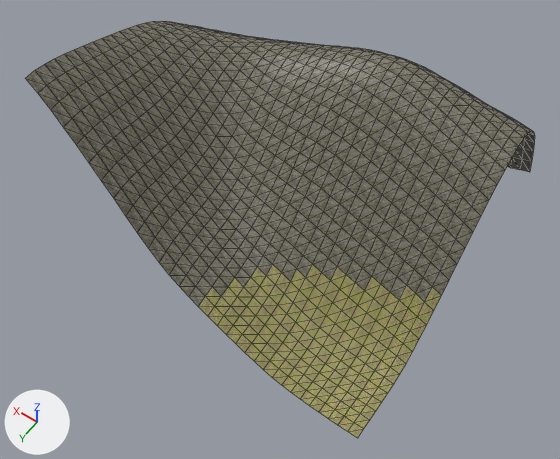
Two versions of the glTF model assets/levels/overworld/chunk_1_3.glb, one commit apart.
One viewpoint serves both versions: a 50 mm lens placed at (-52.5, 83.6, 127.6), pointed at (-1.7, 12.5, 15.8). Arrows for +X, +Y and +Z are at lower left; the lights stay in place. The older version comes first. Mesh edges are drawn as thin lines. Vertices at exactly the same position are counted once.

In view in the first picture: 'chunk_1_3-col'.
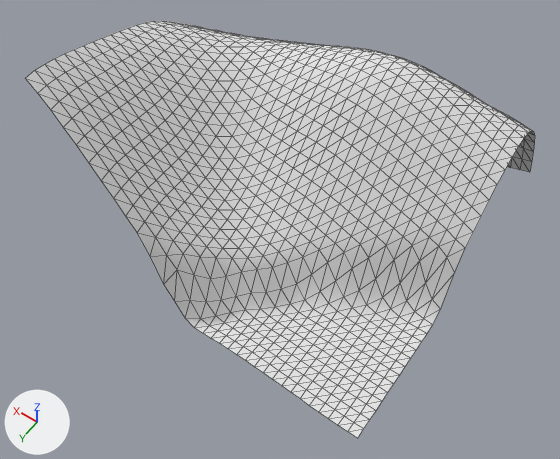
Pixel boxes [x1, y1, x2, y2] of what changed, in the pictures (560 x 459 px; the box of a moved part takes in the faces that stretch with it):
part 1 of me_chunk_1_3, moved or reshaped: [138, 228, 465, 423] in both
part 2 of me_chunk_1_3, recoloured: [213, 160, 511, 438] in both
part 3 of me_chunk_1_3, recoloured (grey to white): before [26, 21, 535, 307]; after [26, 21, 535, 333]

The change, as a diff of the scene's bpy script:
```diff
--- a/assets/levels/overworld/chunk_1_3.glb.py
+++ b/assets/levels/overworld/chunk_1_3.glb.py
@@ mat_terrain @@
+mat_terrain = principled_material('terrain')
+mat_terrain.base_color = (0.8, 0.8, 0.8)  # white #e7e7e7
+mat_terrain.roughness = 1.0
@@ me_chunk_1_3 @@
 me_chunk_1_3.from_pydata(...)  # 1089 vertices, 2048 faces; spans x -32.0..32.0, y -32.0..32.0, z 0.6..48.6
 # used by ob_chunk_1_3_col; location = (0.0, 0.0, 0.0)
+# me_chunk_1_3 part 1: 206 of 1089 vertices moved; they spanned x -32.0..12.0, y 2.0..32.0, z 0.7..20.6 and now span x -32.0..12.0, y 2.0..32.0, z 0.8..19.1; mean shift (0.0, 0.0, -4.1); largest move (-28.0, 6.0, 14.8) -> (-28.0, 6.0, 3.7)
+# me_chunk_1_3 part 2: 414 faces spanning x -32.0..32.0, y -32.0..32.0, z 0.6..14.7 switch from mat_grass (picture img_grass) to mat_terrain (white #e7e7e7)
+# me_chunk_1_3 part 3: 1634 faces spanning x -32.0..32.0, y -32.0..32.0, z 2.1..48.6 switch from mat_cliff (picture img_cliff_stone) to mat_terrain (white #e7e7e7)
```
